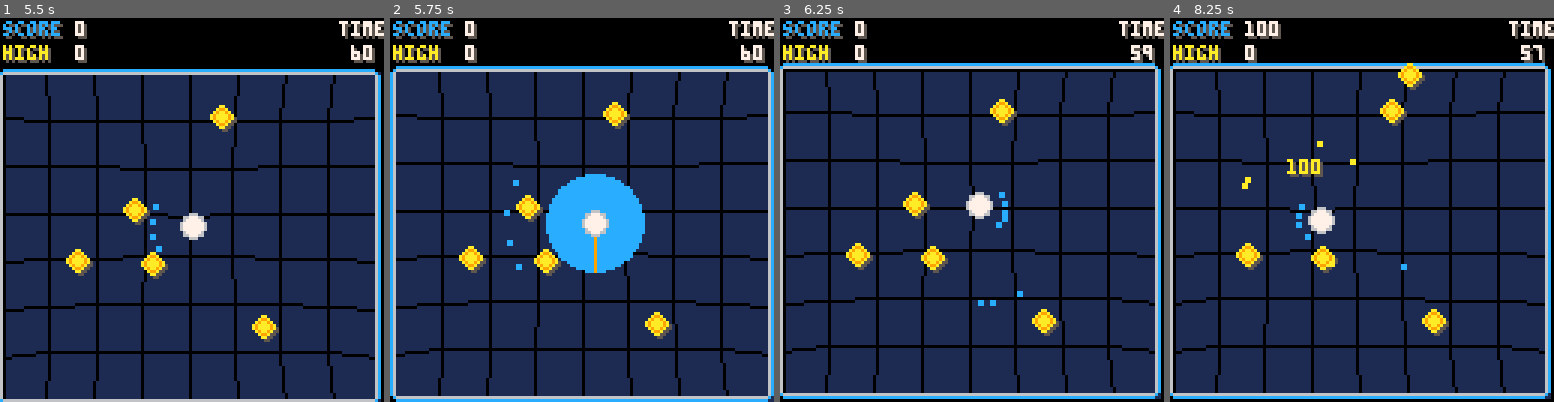
Above: before the commit, frames 1-4 (left to right).
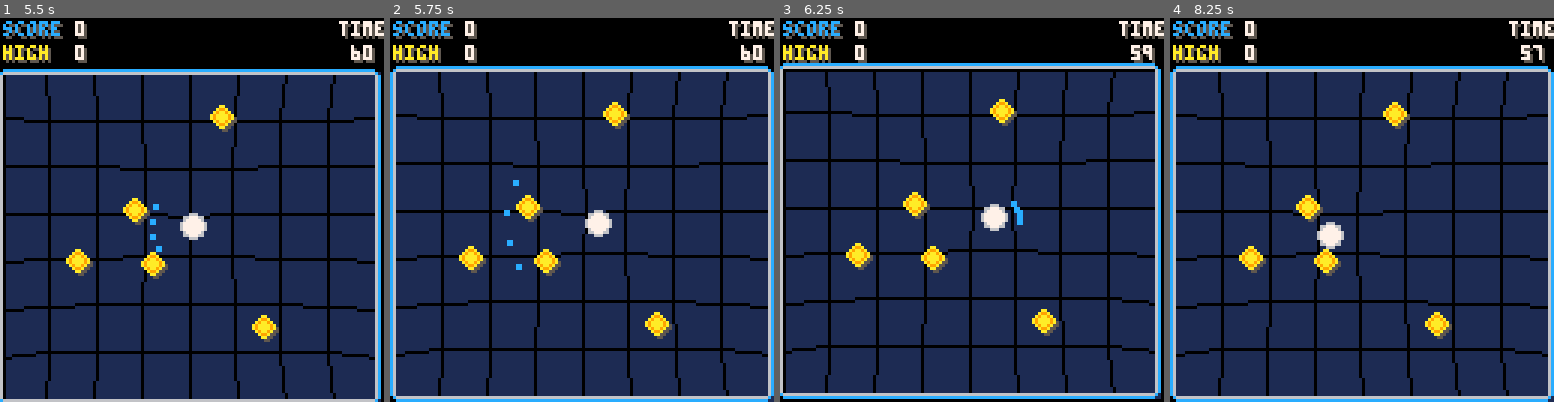
Above: after the commit, the same moments.

Repository: tesselode/netty
Game: PICO-8 cartridge netty.p8
Two runs of this game, one before a commit and one after it. Both use one fixed random seed, a clock stepped at 60 frames per second and the inputs below.
Inputs:
- Up to frame 1 (5.5 s): tap O (Z key) at 0.7, 1.7, 2.1, 2.5, 2.9, 3.3, 3.7, 4.1, 4.5, 4.9, 5.3 s; hold Right 1.6-2.1 s; hold Up 2.15-2.42 s; hold Right 2.47-3.03 s; hold Left 3.08-3.58 s; hold Down 3.63-3.97 s; hold Right 4.02-4.68 s; hold Up 4.73-5.03 s; hold Left from 5.08 s (still down)
- Up to frame 2 (5.75 s): release Left at 5.68 s; tap O (Z key) at 5.7 s; hold Down from 5.73 s (still down)
- Up to frame 3 (6.25 s): release Down at 6.03 s; hold Right from 6.08 s (still down); tap O (Z key) at 6.1 s
- Up to frame 4 (8.25 s): tap O (Z key) every 0.4 s from 6.5 to 8.1 s; release Right at 6.58 s; hold Right 6.63-7.13 s; hold Up 7.18-7.45 s; hold Right 7.5-8.07 s; hold Left from 8.12 s (still down)

Frame 1 is identical in both runs. In frame 2, 4.9% of the frame differs, in the area x 40-67%, y 40-67%; in frame 3, 1.9%; in frame 4, 26%, in the area x 0-100%, y 0-100%.

Commit message:
more forgiving launch controls
now you won't change directions if you release an arrow key before launching

Diff:
--- a/netty.p8
+++ b/netty.p8
@@ -97,6 +97,7 @@
  	vy = 0,
  	launching = false,
  	charge = 0,
+ 	launchdir = 0,
  	suctiontimer = 0,
  	sizetimer = 0,
  	speedtimer = 0,
@@ -191,26 +192,30 @@
   -- launching --
 
   -- start charge
-  if not self.launching and buttonpressed then
+  if not self.launching and buttonpressed and (btn(0) or btn(1) or btn(2) or btn(3)) then
    self.launching = true
    self.charge = 0
+   self.launchdir = atan2(inputx, inputy) + .5
    sfx(8, 2)
   end
 
   -- charge up
   if self.launching then
    self.charge += self.chargespeed
+   if btnp(0) or btnp(1) or btnp(2) or btnp(3) then
+    self.launchdir = atan2(inputx, inputy) + .5
+   end
   end
 
   -- launch
   if self.launching and (not btn(4) or self.charge >= 1) then
    self.launching = false
-   local angle
-   if btn(0) or btn(1) or btn(2) or btn(3) then
-    angle = atan2(inputx, inputy) + .5
-   else
-    angle = atan2(self.vx, self.vy)
-   end
+   local angle = self.launchdir
+   --if btn(0) or btn(1) or btn(2) or btn(3) then
+   -- angle = atan2(inputx, inputy) + .5
+   --else
+   -- angle = atan2(self.vx, self.vy)
+   --end
    self.vx = self.launchspeed * cos(angle) * self.charge
    self.vy = self.launchspeed * sin(angle) * self.charge
    score.multiplier = 1
@@ -281,7 +286,9 @@
   if self.launching then
    circfill(self.x, self.y, self.displayr * 4, 12)
    circfill(self.x, self.y, self.displayr + self.displayr*3*self.charge, 14)
-   line(self.x, self.y, self.x + inputx*self.displayr*4, self.y + inputy*self.r*4, 9)
+   local bx = cos(self.launchdir + .5) * self.displayr * 4
+   local by = sin(self.launchdir + .5) * self.displayr * 4
+   line(self.x, self.y, self.x + bx, self.y + by, 9)
   end
 
   -- draw trail
